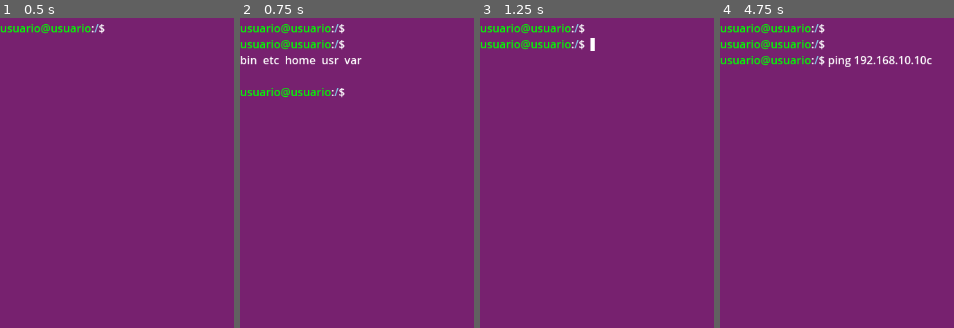
Above: before the commit, frames 1-4 (left to right).
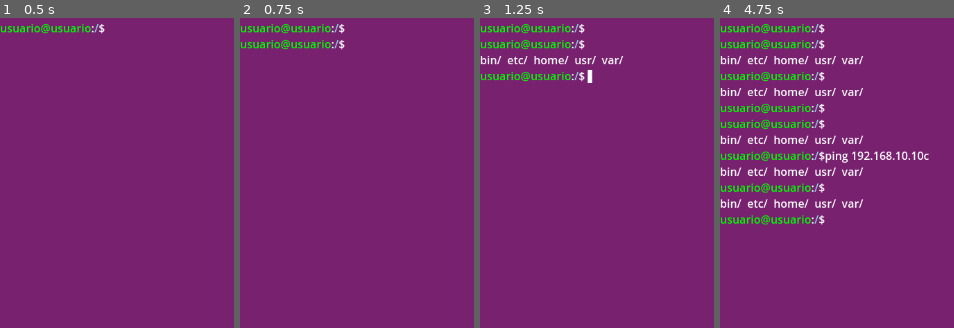
Above: after the commit, the same moments.

Repository: GuillermoAsir/juego_tfg
Game: Godot game, scene res://game.tscn
The game is run twice, just before and just after one commit, with the same random seed, the same clock (stepped at 60 frames per second) and the same inputs.
Inputs:
- Up to frame 1 (0.5 s): no input
- Up to frame 2 (0.75 s): tap Enter at 0.5 s; hold Right from 0.53 s (still down); tap Tab at 0.6 s
- Up to frame 3 (1.25 s): keep holding Right; tap Space at 0.77 s
- Up to frame 4 (4.75 s): release Right at 1.28 s; hold Down 1.28-2.03 s; tap Tab at 1.35, 2.3, 3.05, 3.8, 4.35 s; tap Space at 1.52, 2, 3.02, 3.77, 4.52 s; hold Right 2.03-2.78 s; tap Enter at 2.1, 3.5 s; hold Up 2.78-3.53 s; tap C at 2.85 s; hold Left from 3.53 s (still down); tap Backspace at 3.6 s

Frame 1 is identical in both runs. In frame 2, 1.3% of the frame differs, in the area x 0-53%, y 12-26%; in frame 3, 1.6%; in frame 4, 9.5%, in the area x 0-91%, y 12-67%.

Commit message:
ssh no crea carpetas

Diff:
--- a/terminal.gd
+++ b/terminal.gd
@@ -16,7 +16,7 @@
 
 
 #Variables para saber en que misión está
-var mision_actual = 5
+var mision_actual = 1
 
 const MISION_APACHE_1_STATUS_FALLIDO = 7
 const MISION_APACHE_2_RESTART = 8
@@ -880,13 +880,14 @@
 				if not dir.dir_exists(user_sim_path):
 					dir.make_dir(user_sim_path)
 					dir.change_dir(user_sim_path)
-					for folder in ["home", "etc", "var", "bin"]:
+					for folder in ["home", "etc", "var", "bin", "caca"]:
 						dir.make_dir(folder)
 					dir.make_dir("home/" + user)
 					dir.make_dir("home/" + user + "/Documentos")
 					dir.make_dir("home/" + user + "/Descargas")
 					dir.make_dir("home/" + user + "/Escritorio")
 					dir.make_dir("home/" + user + "/Documentos/Privado")
+					dir.make_dir("home/" + user + "/Documentos/Privado/caca")
 					dir.change_dir("..")
 
 					print("✅ Estructura de carpetas creada para:", user_sim_path)
@@ -1223,7 +1224,10 @@
 	var matches = []
 	for item in all_items:
 		if item.begins_with(incomplete):
-			matches.append(item)
+			if dirs.has(item):
+				matches.append(item + "/")
+			else:
+				matches.append(item)
 
 	if matches.size() == 1:
 		var completed = matches[0]
@@ -1235,8 +1239,7 @@
 		update_command_display()
 	elif matches.size() > 1:
 		var suggestions = "\n" + "  ".join(matches) + "\n"
-		history.text = history_text + suggestions  # solo añade sugerencias
-
-		# reconstruir prompt limpio para que el jugador siga escribiendo
-		var prompt_line = USER_COLOR + ":" + "[color=skyblue]" + current_path + "[/color]" + PROMPT_BASE + " " + current_command
-		history.text += "\n" + prompt_line  # añade línea de prompt SIN tocar current_command
+		history_text += suggestions  # guarda las sugerencias
+
+		# Añadir línea nueva del prompt limpio
+		history_text += USER_COLOR + ":" + "[color=skyblue]" + current_path + "[/color]" + PROMPT_BASE
